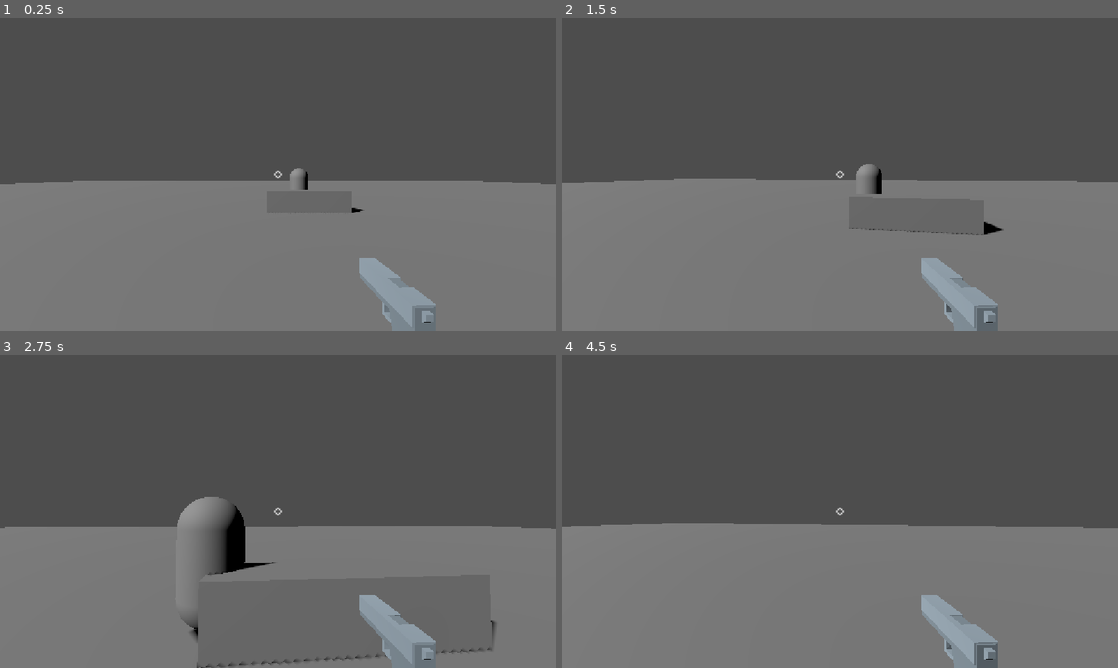
Above: before the commit, frames 1-4 (two rows, left to right).
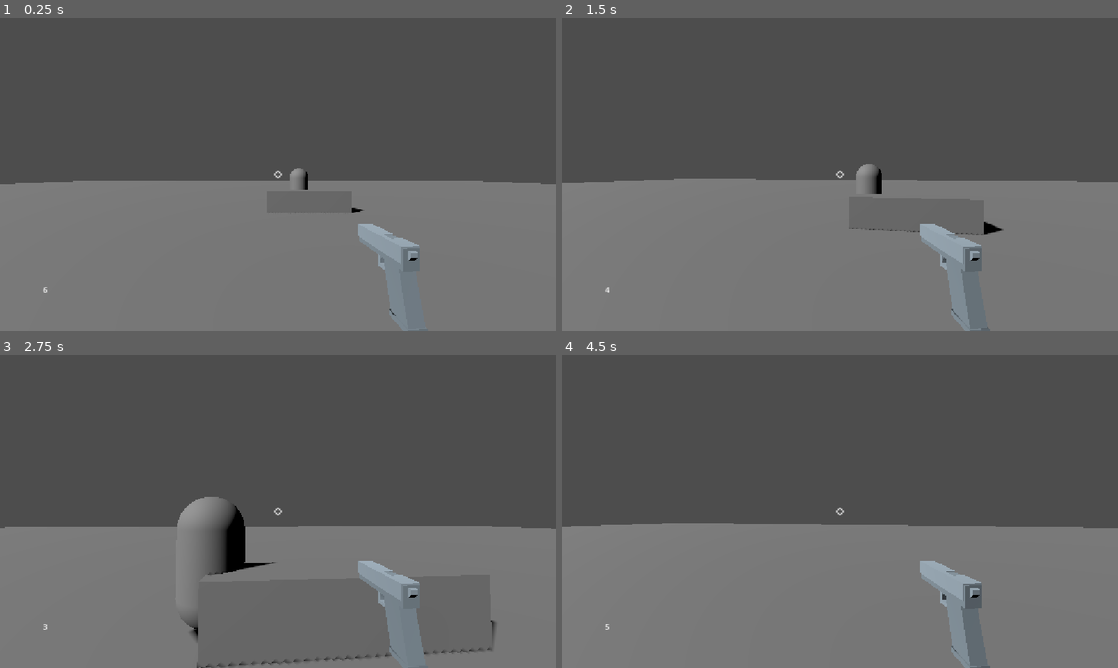
Above: after the commit, the same moments.

Repository: cjratcliff/hellebore
Game: Godot game, scene res://levels/main.tscn
Same seed, same stepped clock (60 frames per second), same inputs: the game is played once before the commit and once after it.
Inputs (mouse positions are in pixels of both pictures, inside the frame that each line leads up to):
- Up to frame 1 (0.25 s): no input
- Up to frame 2 (1.5 s): move the mouse to (867, 174) at 0.52 s; press the mouse at (867, 174) at 0.53 s; hold W (move_forward) from 0.53 s (still down); move the mouse to (812, 174) at 1.27 s; release the mouse at (812, 174) at 1.28 s; click (812, 174) at 1.35 s
- Up to frame 3 (2.75 s): keep holding W (move_forward); move the mouse to (289, 505) at 2.02 s; press the mouse at (289, 505) at 2.03 s
- Up to frame 4 (4.5 s): keep holding W (move_forward); move the mouse to (834, 517) at 2.77 s; release the mouse at (834, 517) at 2.78 s; click (834, 517) at 2.85 s; move the mouse to (878, 514) at 3.52 s; press the mouse at (878, 514) at 3.53 s; tap R (reload, bound only after the commit) at 4.15 s; move the mouse to (795, 508) at 4.27 s; release the mouse at (795, 508) at 4.28 s; click (795, 508) at 4.35 s

The runs differ from the first frame. In frame 1, 1.7% of the frame differs, in the area x 7-79%, y 65-100%; in frame 2, 2.1%; in frame 3, 2.1%; in frame 4, 2.1%.

Commit message:
ammo and reloading

Diff:
--- a/hellebore/actors/player/player.gd
+++ b/hellebore/actors/player/player.gd
@@ -1,6 +1,8 @@
 extends CharacterBody3D
 
 var speed = 3
+var max_ammo = 6
+var ammo = max_ammo
 
 var look_sensitivity = 0.003
 
@@ -8,6 +10,7 @@
 
 func _ready() -> void:
 	Input.mouse_mode = Input.MOUSE_MODE_CAPTURED
+	set_ammo(max_ammo)
 
 func _physics_process(delta: float) -> void:
 	var dir = Vector3.ZERO
@@ -34,7 +37,15 @@
 	if event.is_action_pressed("fire"):
 		fire()
 
+	if event.is_action_pressed("reload"):
+		reload()
+
 func fire():
+	if ammo <= 0:
+		return
+
+	set_ammo(ammo - 1)
+
 	var space_state: PhysicsDirectSpaceState3D = get_world_3d().direct_space_state
 
 	# Cast from the center of the camera
@@ -49,3 +60,11 @@
 		var hit_object = result.collider
 		if hit_object.has_method("take_damage"):
 			hit_object.take_damage(1)
+
+func reload():
+	set_ammo(max_ammo)
+
+func set_ammo(amount):
+	ammo = amount
+	var hud = get_tree().get_first_node_in_group("hud")
+	hud.set_ammo(ammo)
--- a/hellebore/actors/player/player.tscn
+++ b/hellebore/actors/player/player.tscn
@@ -10,4 +10,4 @@
 transform = Transform3D(1, 0, 0, 0, 1, 0, 0, 0, 1, 0, 1.711199, 0)
 
 [node name="pistol" parent="Camera3D" unique_id=1680183230 instance=ExtResource("2_ilk7j")]
-transform = Transform3D(0.99784935, 0, 0.0655489, 0, 1, 0, -0.0655489, 0, 0.99784935, 0.3254124, -0.52728105, -0.5850207)
+transform = Transform3D(0.99784935, 0, 0.0655489, 0, 1, 0, -0.0655489, 0, 0.99784935, 0.3675239, -0.43338168, -0.6970133)
--- a/hellebore/project.godot
+++ b/hellebore/project.godot
@@ -28,6 +28,7 @@
 
 nav_mesh_source=""
 player=""
+hud=""
 
 [input]
 
@@ -61,6 +62,11 @@
 "events": [Object(InputEventMouseButton,"resource_local_to_scene":false,"resource_name":"","device":-1,"window_id":0,"a …(258 unchanged characters)…
 ]
 }
+reload={
+"deadzone": 0.2,
+"events": [Object(InputEventKey,"resource_local_to_scene":false,"resource_name":"","device":-1,"window_id":0,"alt_pressed":false,"shift_pressed":false,"ctrl_pressed":false,"meta_pressed":false,"pressed":false,"keycode":0,"physical_keycode":82,"key_label":0,"unicode":114,"location":0,"echo":false,"script":null)
+]
+}
 
 [physics]
 
--- /dev/null
+++ b/hellebore/ui/hud.gd
@@ -0,0 +1,6 @@
+extends CanvasLayer
+
+@onready var ammo_label: Label = $Ammo
+
+func set_ammo(amount):
+	ammo_label.text = str(amount)
--- a/hellebore/ui/hud.tscn
+++ b/hellebore/ui/hud.tscn
@@ -1,8 +1,10 @@
 [gd_scene format=3 uid="uid://bivg44rdf550e"]
 
+[ext_resource type="Script" uid="uid://bbq1buv0ku1vs" path="res://ui/hud.gd" id="1_276te"]
 [ext_resource type="Texture2D" uid="uid://d1pyxioe47dd3" path="res://crosshair.png" id="1_rbyyf"]
 
-[node name="Hud" type="CanvasLayer" unique_id=1331191350]
+[node name="Hud" type="CanvasLayer" unique_id=1331191350 groups=["hud"]]
+script = ExtResource("1_276te")
 
 [node name="Crosshair" type="TextureRect" parent="." unique_id=138396213]
 anchors_preset = 8
@@ -17,3 +19,13 @@
 grow_horizontal = 2
 grow_vertical = 2
 texture = ExtResource("1_rbyyf")
+
+[node name="Ammo" type="Label" parent="." unique_id=1642315087]
+anchors_preset = 2
+anchor_top = 1.0
+anchor_bottom = 1.0
+offset_left = 89.0
+offset_top = -97.0
+offset_right = 129.0
+offset_bottom = -74.0
+grow_vertical = 0
Not shown, added: hellebore/ui/hud.gd.uid
